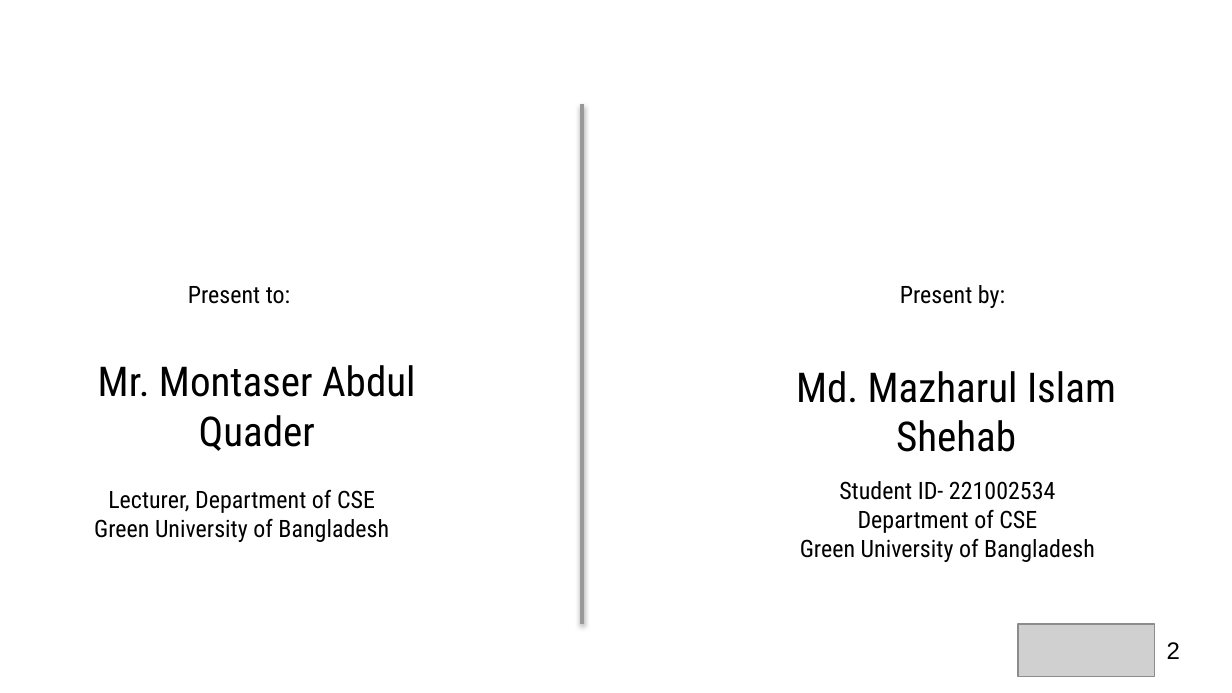
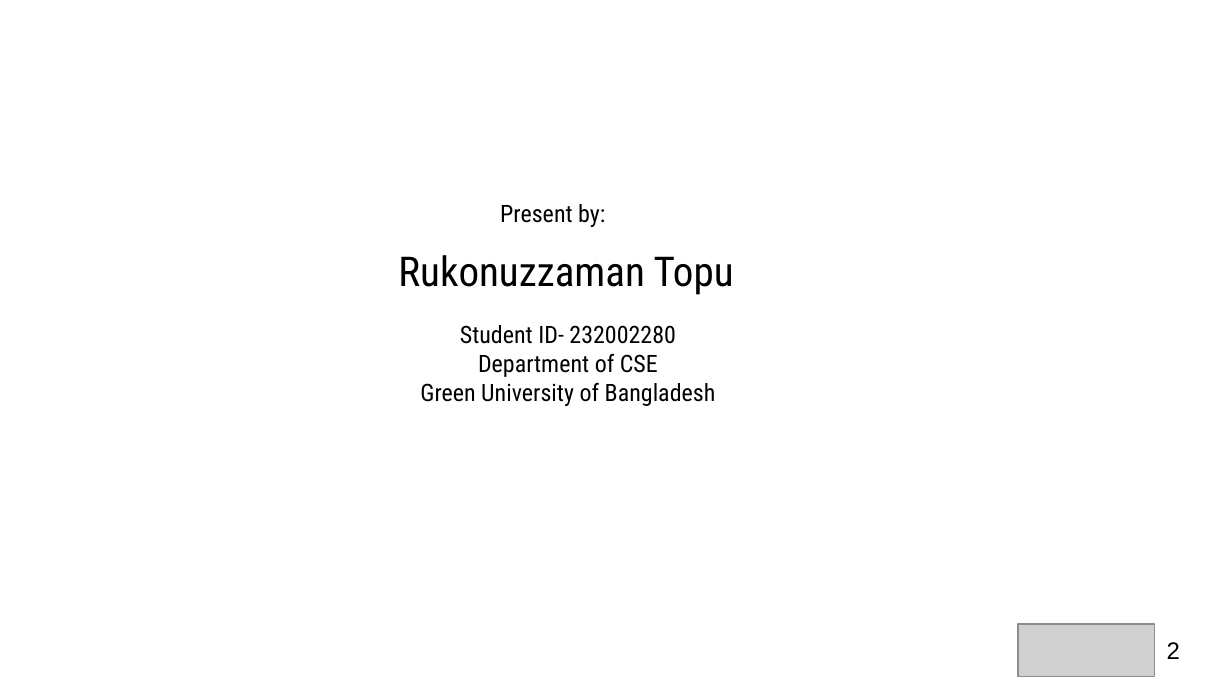
Before and after one commit to rukonuzzamantopu/Path-Finding-Navigation-System, a slide deck: slide 2 of PathFindingAndNevigationSystem.pptx. Drawn at 1232x693 pixels with LibreOffice and Linux fonts; fonts in the diff are those of the drawing; grey boxes stand for pictures; background and template pictures are left out. Boxes give left, top, right and bottom in pixels: in the first picture for what was removed or moved away, otherwise in the second. Text is boxed around its words. In the diff, an @@ line names an element or a change of style, - is before the commit and + after.

Commit message:
prograse ppt and txt file

```diff
--- a/PathFindingAndNevigationSystem.pptx
+++ b/PathFindingAndNevigationSystem.pptx
@@ line removed from (582, 103) to (582, 625) @@
@@ text "Present by:": place and size @@
-text "Present by:" at <box>900,285,1005,308</box>
+text "Present by:" at <box>500,204,605,227</box>
@@ text added at <box>398,255,734,295</box>, 24 pt, text #000000 @@
+Rukonuzzaman Topu
@@ text removed at <box>188,286,290,304</box> @@
-Present to:
@@ text "Student ID- 232002280": place and size @@
-text "Student ID- 232002280" at <box>800,481,1095,562</box>
+text "Student ID- 232002280" at <box>420,325,716,406</box>
@@ text at <box>460,325,676,344</box>: text changed @@
-Student ID- 221002534
+Student ID- 232002280
@@ title removed at <box>98,365,416,451</box> @@
-Mr. Montaser Abdul Quader
@@ text removed at <box>796,371,1116,452</box> @@
-Md. Mazharul Islam Shehab
@@ subtitle removed at <box>94,489,389,542</box> @@
-Lecturer, Department of CSE
-Green University of Bangladesh
```
Also in this commit, not shown: 3 other files.
